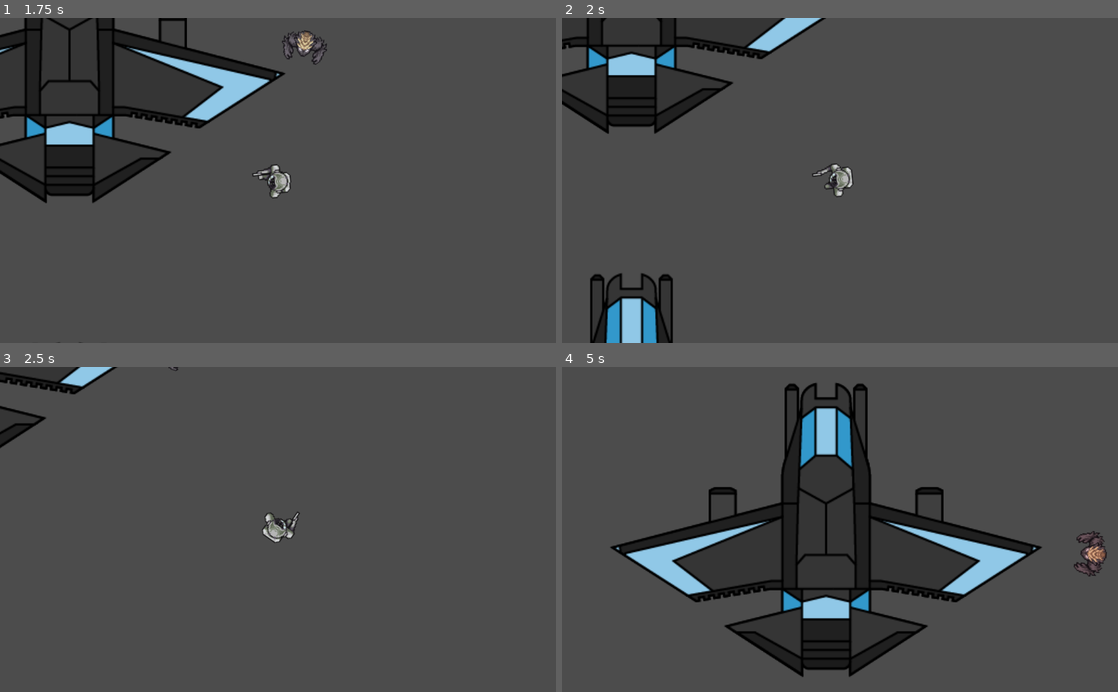
Above: before the commit, frames 1-4 (two rows, left to right).
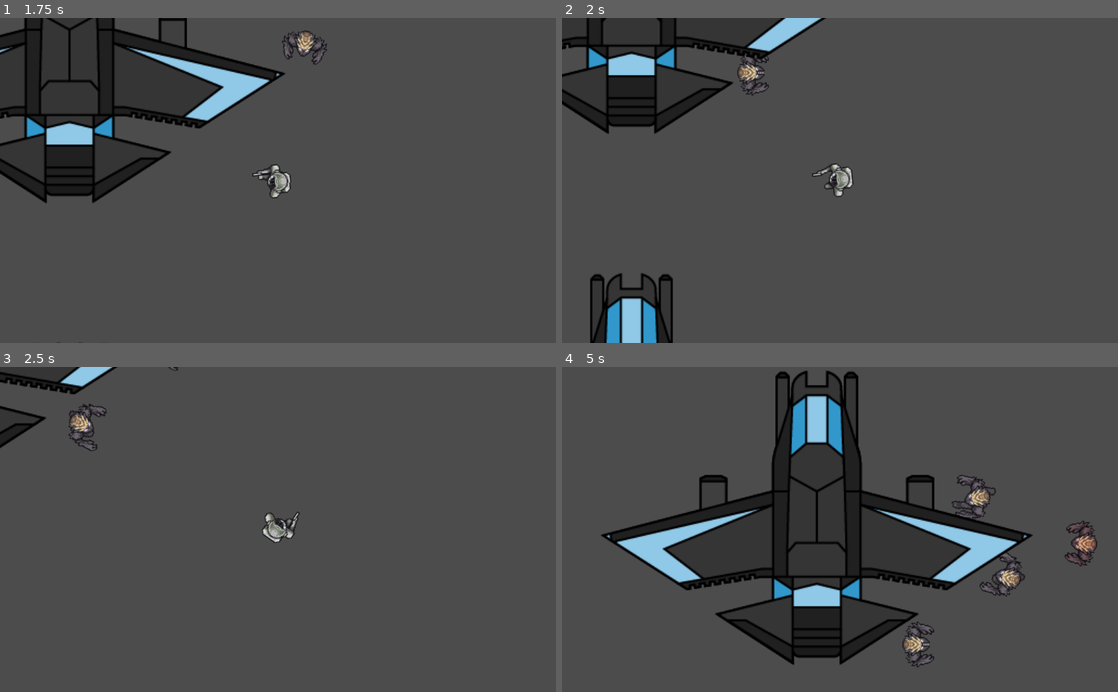
Above: after the commit, the same moments.

Repository: Bradels/minijam2022
Game: Godot game, scene res://Levels/MultiplayerTest.tscn
The game is run twice, just before and just after one commit, with the same random seed, the same clock (stepped at 60 frames per second) and the same inputs. This scene is started directly instead of the project's main scene.
Inputs (mouse positions are in pixels of both pictures, inside the frame that each line leads up to):
- Up to frame 1 (1.75 s): tap Enter at 0.5 s; move the mouse to (400, 164) at 0.52 s; press the mouse at (400, 164) at 0.53 s; hold D (right) 0.53-1.28 s; move the mouse to (166, 196) at 1.27 s; release the mouse at (166, 196) at 1.28 s; hold S (down) from 1.28 s (still down); right-click (166, 196) at 1.35 s
- Up to frame 2 (2 s): keep holding S (down)
- Up to frame 3 (2.5 s): move the mouse to (333, 458) at 2.02 s; release S (down) at 2.03 s; hold D (right) from 2.03 s (still down); hold Mouse wheel up (zoom_in) from 2.03 s (still down)
- Up to frame 4 (5 s): move the mouse to (812, 594) at 2.77 s; release D (right) at 2.78 s; release Mouse wheel up (zoom_in) at 2.78 s; hold W (ship_forward) 2.78-3.53 s; tap Mouse wheel down (zoom_out) at 2.85 s; move the mouse to (1006, 578) at 3.52 s; press the mouse at (1006, 578) at 3.53 s; hold A (left) from 3.53 s (still down); move the mouse to (673, 480) at 4.27 s; release the mouse at (673, 480) at 4.28 s; right-click (673, 480) at 4.35 s

Frame 1 is identical in both runs. In frame 2, 0.3% of the frame differs, in the area x 31-38%, y 11-24%; in frame 3, 0.4%; in frame 4, 19%, in the area x 7-98%, y 1-96%.

Commit message:
tweak: cleanup, set max enemies to 8

Diff:
--- a/Components/Managers/EnemyManager/EnemyManager.gd
+++ b/Components/Managers/EnemyManager/EnemyManager.gd
@@ -4,7 +4,7 @@
 onready var entity = preload("res://Components/Entities/Enemy/Enemy.tscn")
 onready var player_manager = level.find_node('PlayerManager')
 
-export var max_enemies : int = 1
+export var max_enemies : int = 8
 export var spawn_distance : int = 128
 export var spawn_interval : float = 1
 var spawn_delta : float = 0
--- a/Components/Spawners/EnemySpawner/EnemySpawner.gd
+++ /dev/null
@@ -1,24 +0,0 @@
-extends "res://Scripts/Spawners/Spawner.gd"
-
-onready var location : GameLocation = get_parent()
-onready var spawn_object = preload("res://Components/Entities/Enemy/Enemy.tscn")
-export var spawn_max : int = 50
-var spawned  : int = 0
-
-
-func set_location(new_location : GameLocation) -> void:
-	location = new_location
-
-
-func _spawn_random() -> void:
-	if spawned <= spawn_max:
-		var random_position = location.get_random_position()
-		var object = spawn_object.instance()
-		location.add_child(object)
-		object.global_position = random_position
-		spawned += 1
-	pass
-
-
-func _on_SpawnInterval_timeout():
-	_spawn_random()
--- a/Components/Spawners/EnemySpawner/EnemySpawner.tscn
+++ /dev/null
@@ -1,33 +0,0 @@
-[gd_scene load_steps=2 format=2]
-
-[sub_resource type="GDScript" id=1]
-script/source = "extends Node2D
-
-onready var location : GameLocation = get_parent()
-onready var spawn_object = preload(\"res://Components/Entities/Enemy/Enemy.tscn\")
-export var spawn_max : int = 50
-var spawned = 0
-
-
-func _spawn_random() -> void:
-	if spawned <= spawn_max:
-		var random_position = location.get_random_position()
-		var object = spawn_object.instance()
-		location.add_child(object)
-		object.global_position = random_position
-		spawned += 1
-	pass
-
-
-func _on_SpawnInterval_timeout():
-	_spawn_random()
-"
-
-[node name="EnemySpawner" type="Node2D"]
-script = SubResource( 1 )
-
-[node name="SpawnInterval" type="Timer" parent="."]
-wait_time = 0.1
-autostart = true
-
-[connection signal="timeout" from="SpawnInterval" to="." method="_on_SpawnInterval_timeout"]
--- a/Components/Spawners/PlayerNetworkSpawner.gd
+++ /dev/null
@@ -1,30 +0,0 @@
-extends Node2D
-
-export(NodePath) onready var player1 = get_node(player1) as KinematicBody2D
-export(NodePath) onready var player2 = get_node(player2) as KinematicBody2D
-export(NodePath) onready var player3 = get_node(player3) as KinematicBody2D
-
-func _ready():
-	spawn_players(Server.get_player_ids())
-
-
-func spawn_players(ids):
-	var next_player = 1
-	for id in ids:
-		var new_player
-		if next_player == 1:
-			new_player = player1
-		elif next_player == 2:
-			new_player = player2
-		elif next_player == 3:
-			new_player = player3
-		else:
-			break
-
-		next_player += 1
-
-		new_player.name = str(id)
-		var player_id = get_tree().get_network_unique_id()
-		if id == player_id:
-			new_player.is_current = true
-			NetworkManager.local_player = new_player
--- a/Levels/BradTest.tscn
+++ /dev/null
@@ -1,79 +0,0 @@
-[gd_scene load_steps=3 format=2]
-
-[ext_resource path="res://Components/Entities/Player/Player.tscn" type="PackedScene" id=1]
-[ext_resource path="res://Components/Entities/Enemy/Enemy.tscn" type="PackedScene" id=2]
-
-[node name="World2" type="Node2D"]
-
-[node name="Enemy2" parent="." instance=ExtResource( 2 )]
-position = Vector2( 431, -181 )
-
-[node name="Enemy3" parent="." instance=ExtResource( 2 )]
-position = Vector2( 440, 85 )
-
-[node name="Enemy5" parent="." instance=ExtResource( 2 )]
-position = Vector2( 24, -174 )
-
-[node name="Enemy7" parent="." instance=ExtResource( 2 )]
-position = Vector2( 82, 70 )
-
-[node name="Enemy8" parent="." instance=ExtResource( 2 )]
-position = Vector2( 552, 182 )
-
-[node name="Enemy9" parent="." instance=ExtResource( 2 )]
-position = Vector2( 599, -196 )
-
-[node name="Enemy10" parent="." instance=ExtResource( 2 )]
-position = Vector2( 870, -156 )
-
-[node name="Enemy11" parent="." instance=ExtResource( 2 )]
-position = Vector2( 902, 167 )
-
-[node name="Enemy12" parent="." instance=ExtResource( 2 )]
-position = Vector2( 452, 487 )
-
-[node name="Enemy13" parent="." instance=ExtResource( 2 )]
-position = Vector2( 165, 381 )
-
-[node name="Enemy14" parent="." instance=ExtResource( 2 )]
-position = Vector2( 299, 278 )
-
-[node name="Enemy15" parent="." instance=ExtResource( 2 )]
-position = Vector2( -225, -423 )
-
-[node name="Enemy17" parent="." instance=ExtResource( 2 )]
-position = Vector2( -462, -160 )
-
-[node name="Enemy18" parent="." instance=ExtResource( 2 )]
-position = Vector2( -632, -416 )
-
-[node name="Enemy19" parent="." instance=ExtResource( 2 )]
-position = Vector2( -461, -237 )
-
-[node name="Enemy20" parent="." instance=ExtResource( 2 )]
-position = Vector2( -574, -172 )
-
-[node name="Enemy28" parent="." instance=ExtResource( 2 )]
-position = Vector2( -204, -5 )
-
-[node name="Enemy29" parent="." instance=ExtResource( 2 )]
-position = Vector2( -179, 98 )
-
-[node name="Enemy37" parent="." instance=ExtResource( 2 )]
-position = Vector2( -97, 72 )
-rotation = 5.08668
-
-[node name="Enemy22" parent="." instance=ExtResource( 2 )]
-position = Vector2( -57, -438 )
-
-[node name="Enemy23" parent="." instance=ExtResource( 2 )]
-position = Vector2( 214, -398 )
-
-[node name="Enemy26" parent="." instance=ExtResource( 2 )]
-position = Vector2( -491, 139 )
-
-[node name="Enemy27" parent="." instance=ExtResource( 2 )]
-position = Vector2( -357, 36 )
-
-[node name="Player" parent="." instance=ExtResource( 1 )]
-position = Vector2( -291, 161 )
--- a/Levels/RandomEnemySpawnTest.gd
+++ /dev/null
@@ -1,26 +0,0 @@
-extends Node2D
-
-class_name GameLocation
-
-export(int) var location_height:int = 1000
-export(int) var location_length:int = 1000
-
-func _ready():
-	$NormalMusic.play(0.0)
-	$BattleMusic.stop()
-
-
-func get_random_position() -> Vector2:
-	var height = randi() % location_height
-	var length = randi() % location_length
-	return Vector2(length,height)
-
-
-func _on_NormalMusic_pressed():
-	$NormalMusic.play(0.0)
-	$BattleMusic.stop()
-
-
-func _on_BattleMusic_pressed():
-	$BattleMusic.play(0.0)
-	$NormalMusic.stop()
--- a/Levels/RandomEnemySpawnTest.tscn
+++ /dev/null
@@ -1,104 +0,0 @@
-[gd_scene load_steps=8 format=2]
-
-[ext_resource path="res://Components/Spawners/PlayerNetworkSpawner.gd" type="Script" id=2]
-[ext_resource path="res://Levels/RandomEnemySpawnTest.gd" type="Script" id=3]
-[ext_resource path="res://Components/Entities/Player/Player.tscn" type="PackedScene" id=4]
-[ext_resource path="res://Assets/Textures/Floor.jpg" type="Texture" id=5]
-[ext_resource path="res://Assets/Audio/take-a-deep-breath.mp3" type="AudioStream" id=6]
-[ext_resource path="res://Assets/Audio/electronica-punch.mp3" type="AudioStream" id=7]
-
-[sub_resource type="GDScript" id=1]
-script/source = "extends Node2D
-
-onready var location : GameLocation = get_parent()
-onready var spawn_object = preload(\"res://Components/Entities/Enemy/Enemy.tscn\")
-export var spawn_max : int = 50
-var spawned = 0
-
-
-func _spawn_random() -> void:
-	if spawned <= spawn_max:
-		var random_position = location.get_random_position()
-		var object = spawn_object.instance()
-		location.add_child(object)
-		object.global_position = random_position
-		spawned += 1
-	pass
-
-
-func _on_SpawnInterval_timeout():
-	_spawn_random()
-"
-
-[node name="RandomEnemySpawnTest" type="Node2D"]
-script = ExtResource( 3 )
-
-[node name="Background" type="Node2D" parent="."]
-
-[node name="Sprite" type="Sprite" parent="Background"]
-texture = ExtResource( 5 )
-
-[node name="Sprite2" type="Sprite" parent="Background"]
-position = Vector2( 736, 0 )
-texture = ExtResource( 5 )
-
-[node name="Sprite3" type="Sprite" parent="Background"]
-position = Vector2( 0, 736 )
-texture = ExtResource( 5 )
-
-[node name="Sprite4" type="Sprite" parent="Background"]
-position = Vector2( 736, 736 )
-texture = ExtResource( 5 )
-
-[node name="EnemySpawner" type="Node2D" parent="."]
-script = SubResource( 1 )
-
-[node name="SpawnInterval" type="Timer" parent="EnemySpawner"]
-wait_time = 0.1
-autostart = true
-
-[node name="PlayerNetworkSpawner" type="Node2D" parent="."]
-position = Vector2( -119, 41 )
-script = ExtResource( 2 )
-
-[node name="Player1" parent="." instance=ExtResource( 4 )]
-
-[node name="Player2" parent="." instance=ExtResource( 4 )]
-position = Vector2( 37, -93 )
-
-[node name="Player3" parent="." instance=ExtResource( 4 )]
-position = Vector2( 118, 26 )
-
-[node name="CanvasLayer" type="CanvasLayer" parent="."]
-
-[node name="Button" type="Button" parent="CanvasLayer"]
-margin_left = 890.0
-margin_top = 543.0
-margin_right = 991.0
-margin_bottom = 563.0
-text = "Normal Music"
-__meta__ = {
-"_edit_use_anchors_": false
-}
-
-[node name="Button2" type="Button" parent="CanvasLayer"]
-margin_left = 894.0
-margin_top = 571.0
-margin_right = 995.0
-margin_bottom = 591.0
-text = "Battle Music"
-__meta__ = {
-"_edit_use_anchors_": false
-}
-
-[node name="NormalMusic" type="AudioStreamPlayer" parent="."]
-stream = ExtResource( 6 )
-volume_db = -20.0
-
-[node name="BattleMusic" type="AudioStreamPlayer" parent="."]
-stream = ExtResource( 7 )
-volume_db = -20.0
-
-[connection signal="timeout" from="EnemySpawner/SpawnInterval" to="EnemySpawner" method="_on_SpawnInterval_timeout"]
-[connection signal="pressed" from="CanvasLayer/Button" to="." method="_on_NormalMusic_pressed"]
-[connection signal="pressed" from="CanvasLayer/Button2" to="." method="_on_BattleMusic_pressed"]
--- a/project.godot
+++ b/project.godot
@@ -7,22 +7,6 @@
 ;   param=value ; assign values to parameters
 
 config_version=4
-
-_global_script_classes=[ {
-"base": "Node2D",
-"class": "GameLocation",
-"language": "GDScript",
-"path": "res://Levels/RandomEnemySpawnTest.gd"
-}, {
-"base": "Node",
-"class": "ProjectileManager",
-"language": "GDScript",
-"path": "res://Components/Managers/ProjectileManager/ProjectileManager.gd"
-} ]
-_global_script_class_icons={
-"GameLocation": "",
-"ProjectileManager": ""
-}
 
 [application]
 
